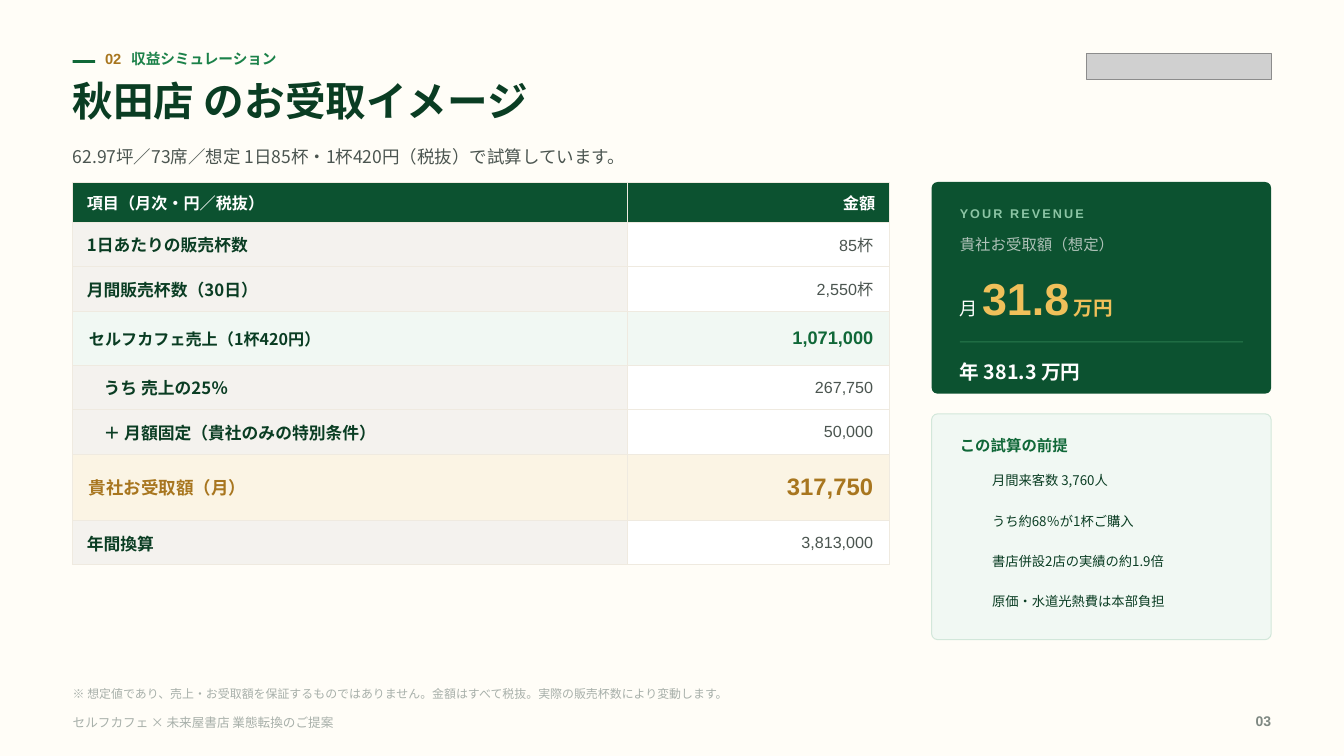
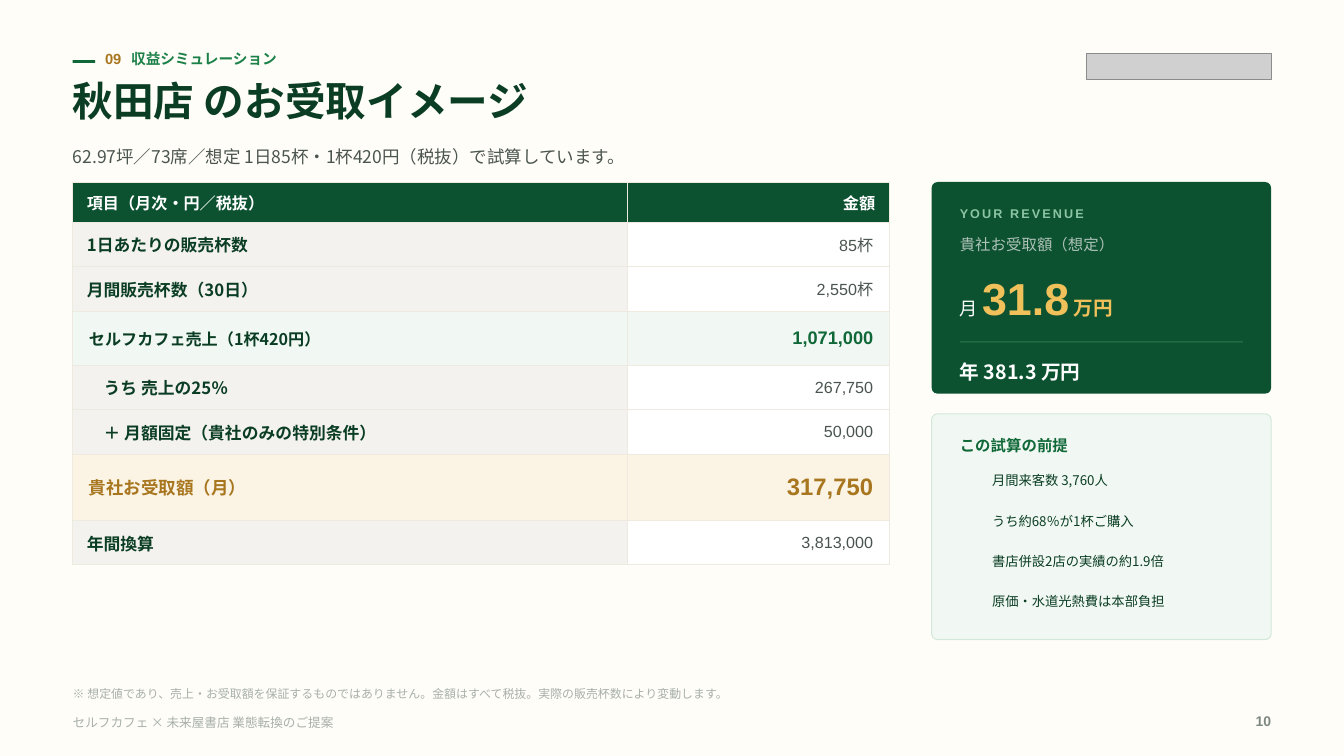
Before and after one commit to a5408071-cmd/suzuki-ceo, a slide deck: slide 10 of selfcafe-miraiya-deck/selfcafe-miraiya-deck.pptx (slide 3 before the commit). Drawn at 1344x756 pixels with LibreOffice and Linux fonts; fonts in the diff are those of the drawing; grey boxes stand for pictures; background and template pictures are left out. Boxes give left, top, right and bottom in pixels: in the first picture for what was removed or moved away, otherwise in the second. Text is boxed around its words. In the diff, an @@ line names an element or a change of style, - is before the commit and + after.

```diff
--- a/selfcafe-miraiya-deck/selfcafe-miraiya-deck.pptx
+++ b/selfcafe-miraiya-deck/selfcafe-miraiya-deck.pptx
@@ text at (x1=105, y1=51, x2=277, y2=66): text changed @@
-02 収益シミュレーション
+09 収益シミュレーション
@@ text at (x1=1256, y1=716, x2=1272, y2=726): text changed @@
-03
+10
```
Also in this commit, not shown: 7 other slides changed, 3 other files.
